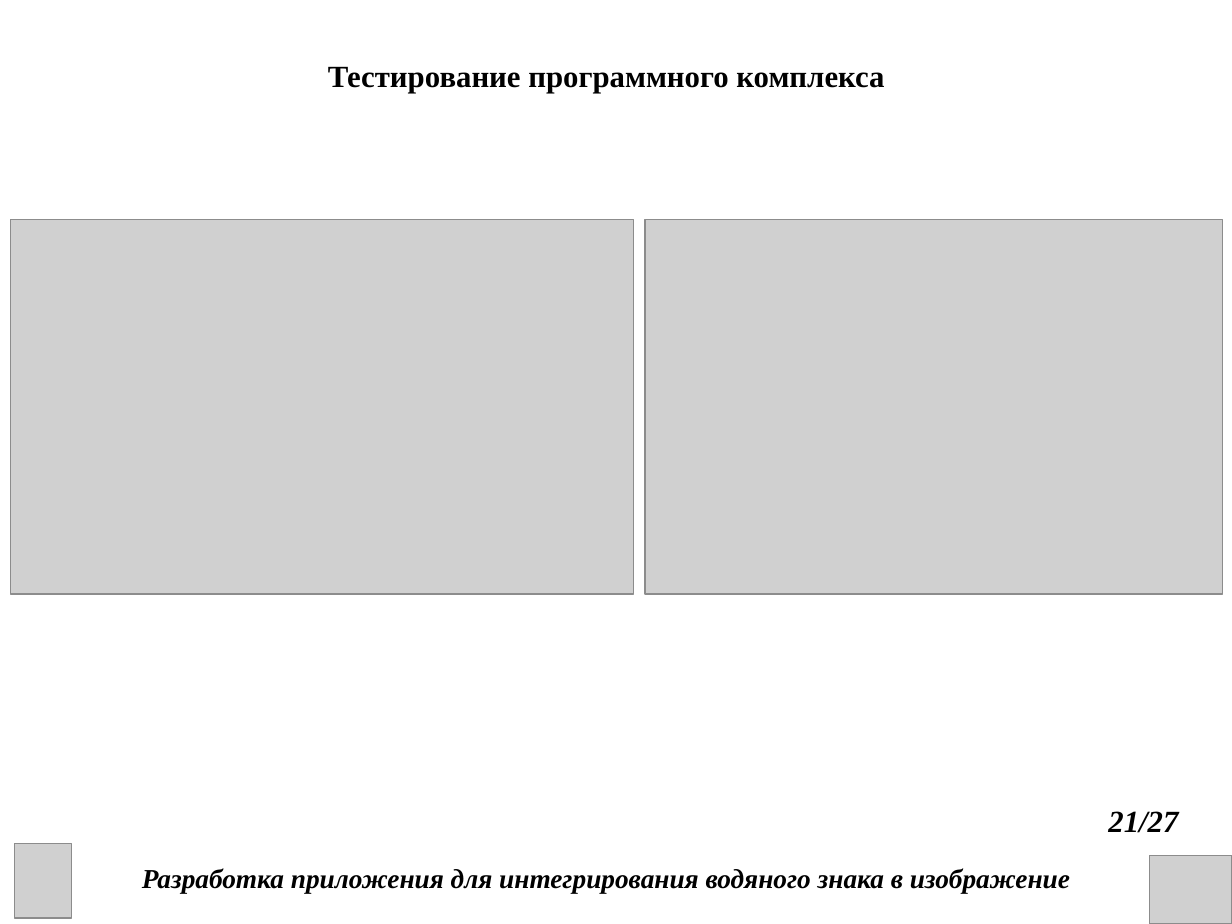
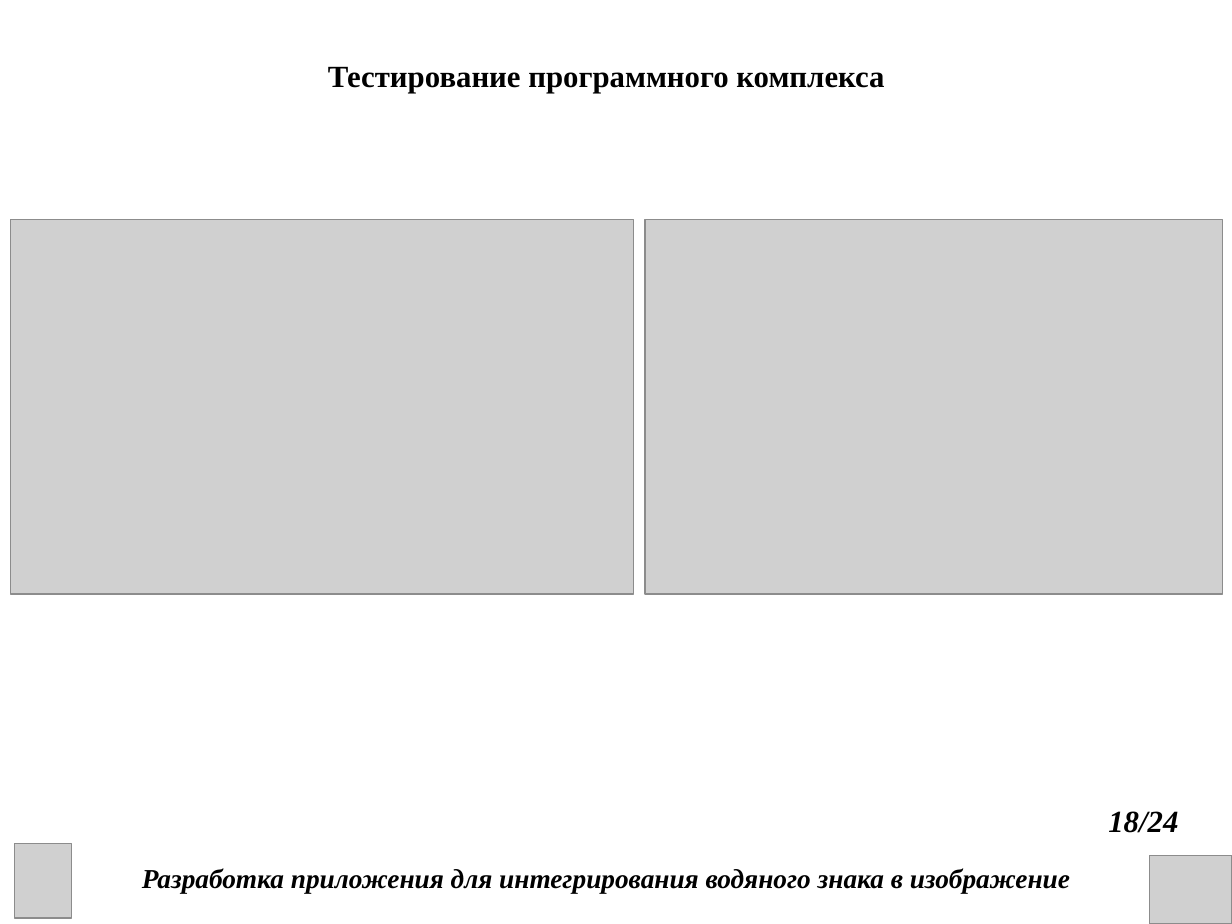
Before and after one commit to DanChoys1/DanChoys, a slide deck: slide 18 of КП презентация.ppt (slide 21 before the commit). Drawn at 1232x924 pixels with LibreOffice and Linux fonts; fonts in the diff are those of the drawing; grey boxes stand for pictures. Boxes give left, top, right and bottom in pixels: in the first picture for what was removed or moved away, otherwise in the second. Text is boxed around its words. In the diff, an @@ line names an element or a change of style, - is before the commit and + after.

```diff
--- a/КП презентация.ppt
+++ b/КП презентация.ppt
@@ text at bbox=[1108, 811, 1178, 833]: text changed @@
-21/27
+18/24
```
Also in this commit, not shown: 22 other slides changed, 3 slides removed, 2 other files.
